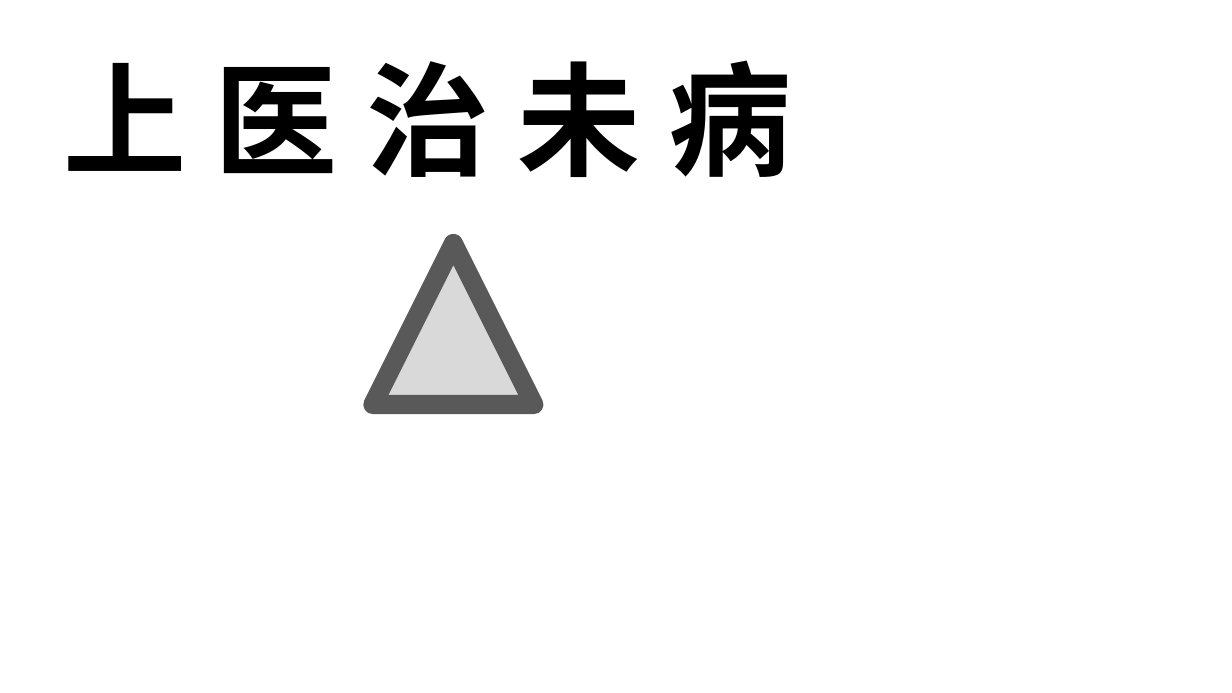
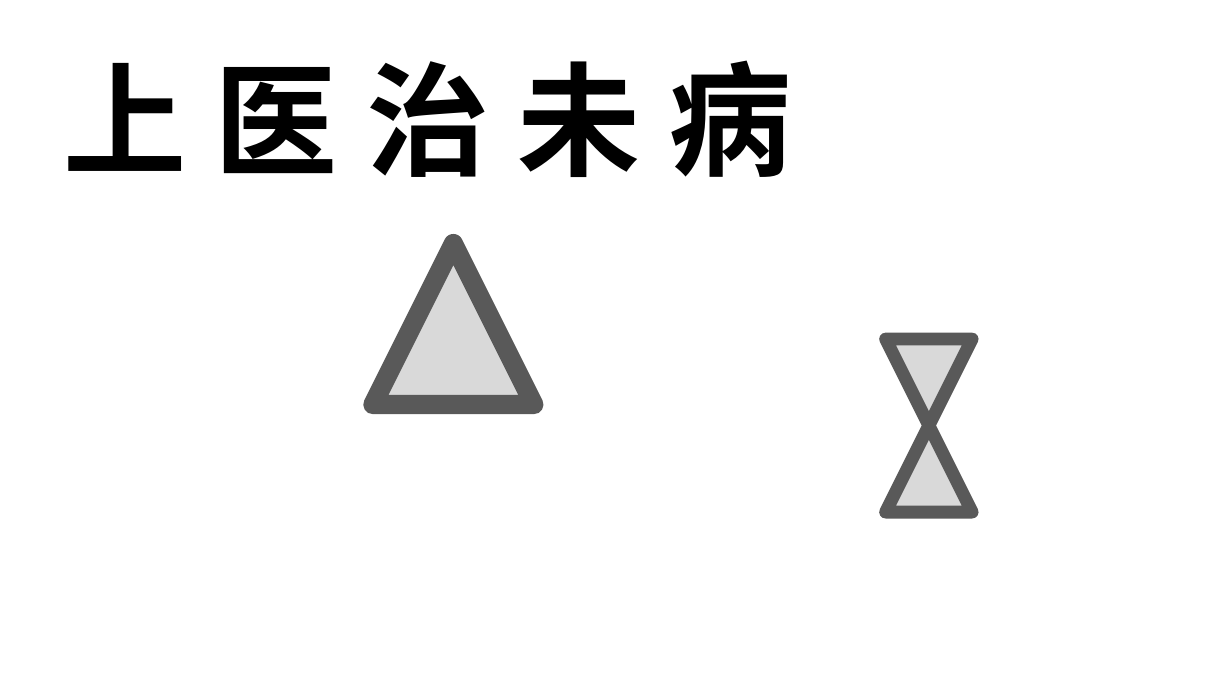
Before and after one commit to Frank-LSY/RiskModel, a slide deck: slide 1 of resource/作图.pptx. Drawn at 1232x693 pixels with LibreOffice and Linux fonts; fonts in the diff are those of the drawing. Boxes give left, top, right and bottom in pixels: in the first picture for what was removed or moved away, otherwise in the second. Text is boxed around its words. In the diff, an @@ line names an element or a change of style, - is before the commit and + after.

```diff
--- a/resource/作图.pptx
+++ b/resource/作图.pptx
@@ flow chart collate added at [886, 339, 973, 512], fill #D9D9D9, outline #595959 10 pt @@
```
Also in this commit, not shown: 11 other files.
